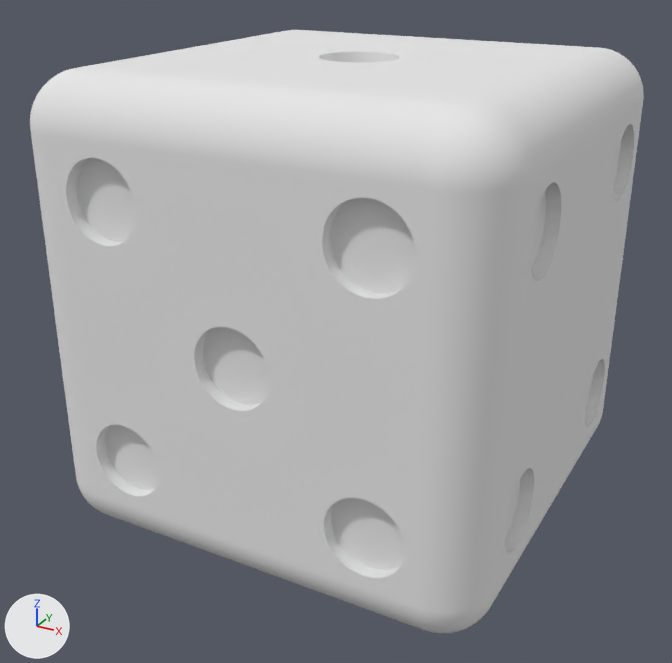
Renders of the OBJ model Assets/Models/RoundedDieCentered.obj from each side of a commit.
One viewpoint serves both versions: a 50 mm lens placed at (16.4, -31.7, 13.5), pointed at (-0.4, -1.1, -1.7). Lighting does not change. The marker at lower left points along +X, +Y and +Z. Where no turn or scale is listed for an object, it has been applied to the vertices.

In view in the first picture: 'RoundedDieCentered'.
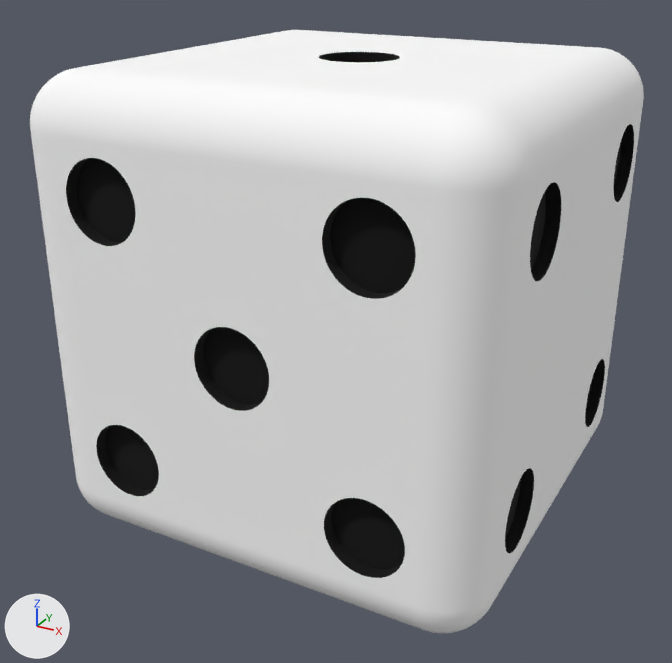
What differs and where, as boxes (x1, y1, x2, y2) in the pictures (672 x 663 px):
'RoundedDieCentered', surface changed
    both: (30, 30, 644, 633)

Edits to the bpy script that builds the scene:
```text
Add img_dicetexture_png:
    img_dicetexture_png = load_image('DiceTexture.png', 'DiceTexture.png', 1024, 1024, 'sRGB')
Change mat_191_191_191:
    remove mat_191_191_191.base_color = (0.8, 0.8, 0.8)  # white #e7e7e7
    add mat_191_191_191.texture = img_dicetexture_png
Change me_roundeddiecentered:
    where me_roundeddiecentered.from_pydata(...)  # 6466 vertices, 12928 faces; spans x -9.0..9.0, y -9.0..9.0, z -9.0..9.0
    used by ob_roundeddiecentered; location = (0.0, 0.0, 0.0)
    me_roundeddiecentered part 1: texture (UV) coordinates of 12928 of 12928 faces, centred in x -9.0..9.0, y -9.0..9.0, z -9.0..9.0, changed; they spanned u -1.15..1.6, v -0.7..0.7 and now span u 0.01..0.98, v 0.01..0.99
```
